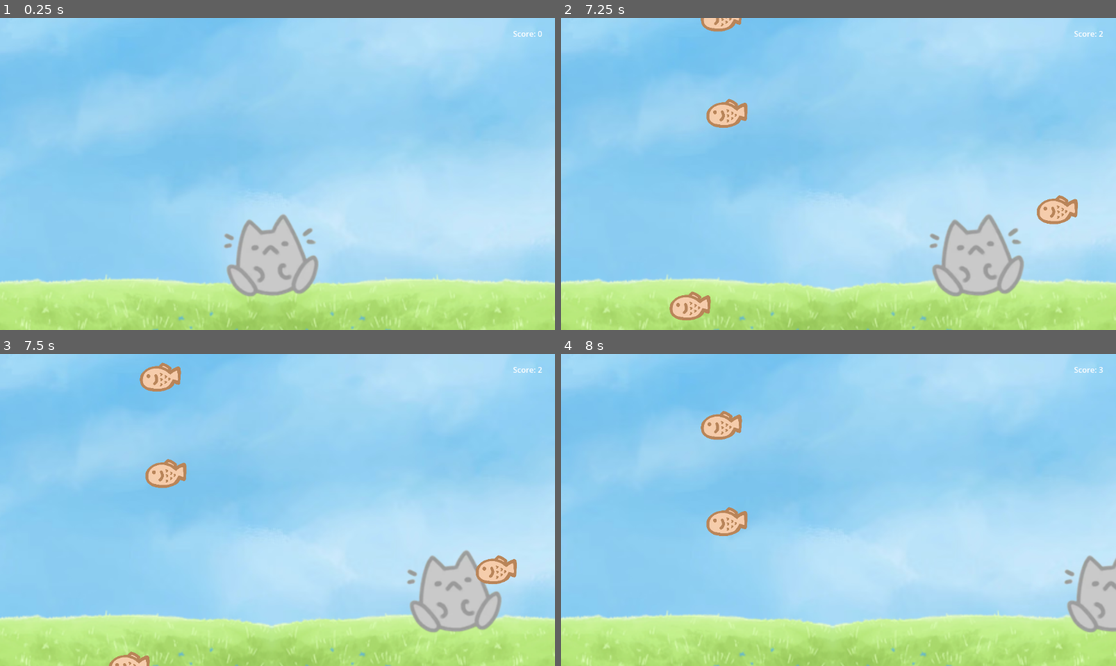
Above: before the commit, frames 1-4 (two rows, left to right).
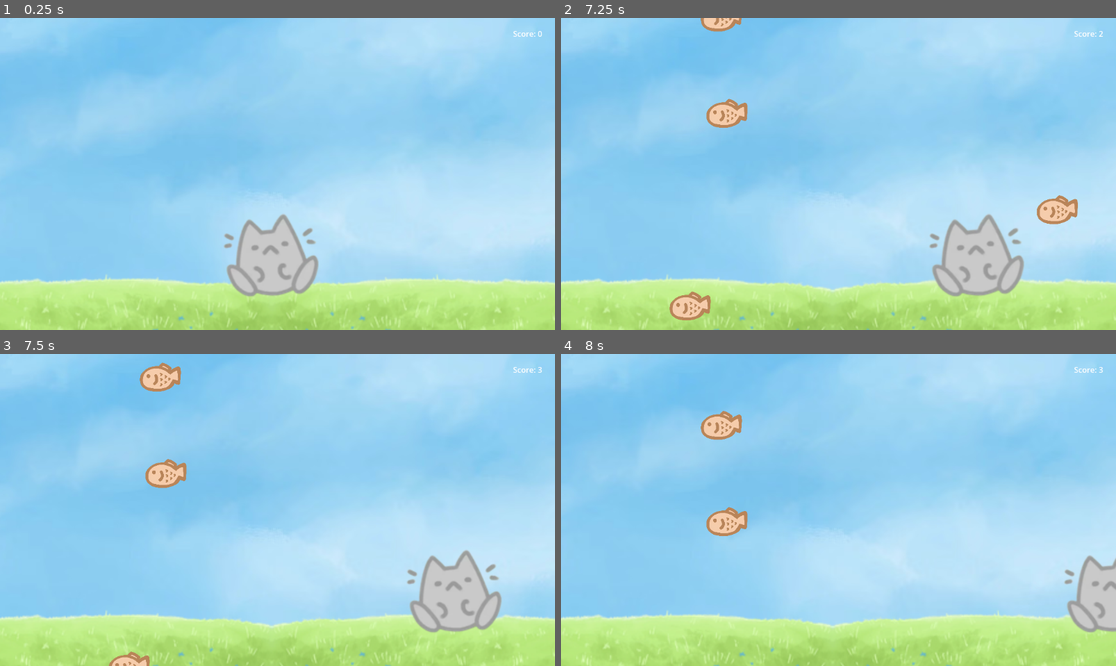
Above: after the commit, the same moments.

Repository: xinbinglim/taiyakiGuide
Game: Godot game, scene res://main.tscn
Same seed, same stepped clock (60 frames per second), same inputs: the game is played once before the commit and once after it. This scene is started directly instead of the project's main scene.
Inputs (mouse positions are in pixels of both pictures, inside the frame that each line leads up to):
- Up to frame 1 (0.25 s): no input
- Up to frame 2 (7.25 s): tap Enter at 0.5 s; move the mouse to (960, 158) at 0.52 s; hold Right (ui_right) 0.53-1.28 s; tap Alt every 1.5 s from 0.6 to 6.6 s; click (960, 158) at 0.67 s; move the mouse to (727, 189) at 1.27 s; hold Down 1.28-2.03 s; tap Shift every 1.5 s from 1.35 to 5.85 s; move the mouse to (894, 105) at 2.02 s; hold Right (ui_right) 2.03-2.78 s; move the mouse to (810, 236) at 2.77 s; hold Up 2.78-3.53 s; click (810, 236) at 2.92 s; move the mouse to (1005, 220) at 3.52 s; hold Left (ui_left) 3.53-5.03 s; move the mouse to (672, 127) at 4.27 s; move the mouse to (866, 174) at 5.02 s; hold Down 5.03-5.78 s; click (866, 174) at 5.17 s; move the mouse to (755, 96) at 5.77 s; hold Right (ui_right) 5.78-6.53 s; move the mouse to (960, 158) at 6.52 s; hold Up from 6.53 s (still down)
- Up to frame 3 (7.5 s): move the mouse to (166, 525) at 7.27 s; release Up at 7.28 s; hold Right (ui_right) from 7.28 s (still down); tap Shift at 7.35 s; click (166, 525) at 7.42 s
- Up to frame 4 (8 s): keep holding Right (ui_right)

Frames 1-2 are identical in both runs. In frame 3, 0.5% of the frame differs, in the area x 85-98%, y 4-74%; in frame 4, nothing differs.

Commit message:
try with remove all 6 time clues and the only popularity top 4

Diff:
--- a/main.tscn
+++ b/main.tscn
@@ -7,8 +7,8 @@
 [ext_resource type="Texture2D" uid="uid://orrjhdwgntk0" path="res://Taiyaki Assets-20261124T073256Z-1-001/Taiyaki Assets/cat.png" id="7_rqpmi"]
 
 [sub_resource type="CapsuleShape2D" id="CapsuleShape2D_lquwl"]
-radius = 90.00003
-height = 180.00006
+radius = 102.85718
+height = 236.0
 
 [node name="Node" type="Node"]
 script = ExtResource("1_ybq6y")
@@ -33,7 +33,7 @@
 texture = ExtResource("7_rqpmi")
 
 [node name="CollisionShape2D" type="CollisionShape2D" parent="Player"]
-position = Vector2(-1, 12)
+position = Vector2(-4.2856965, 7.142866)
 rotation = 1.5707964
 shape = SubResource("CapsuleShape2D_lquwl")
 
